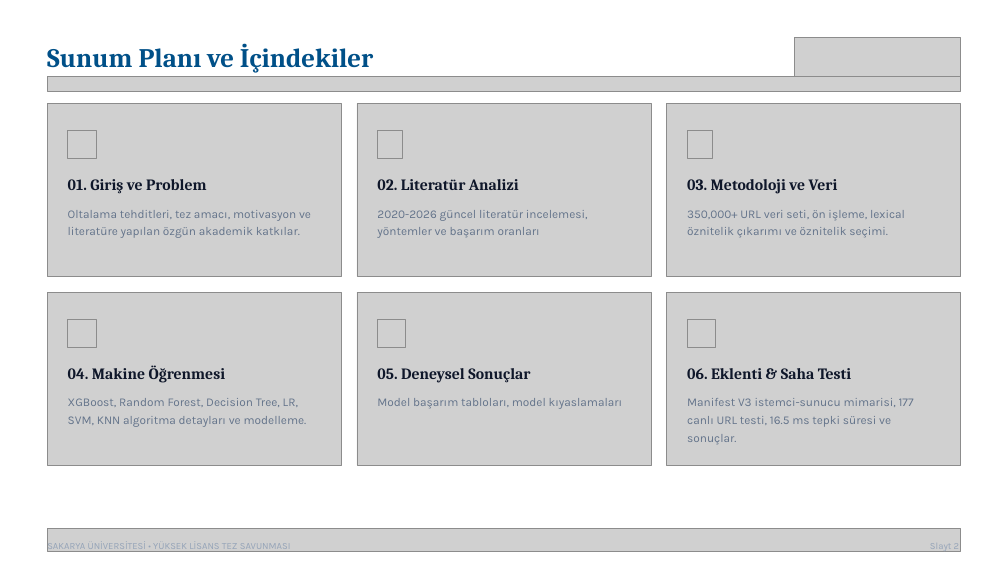
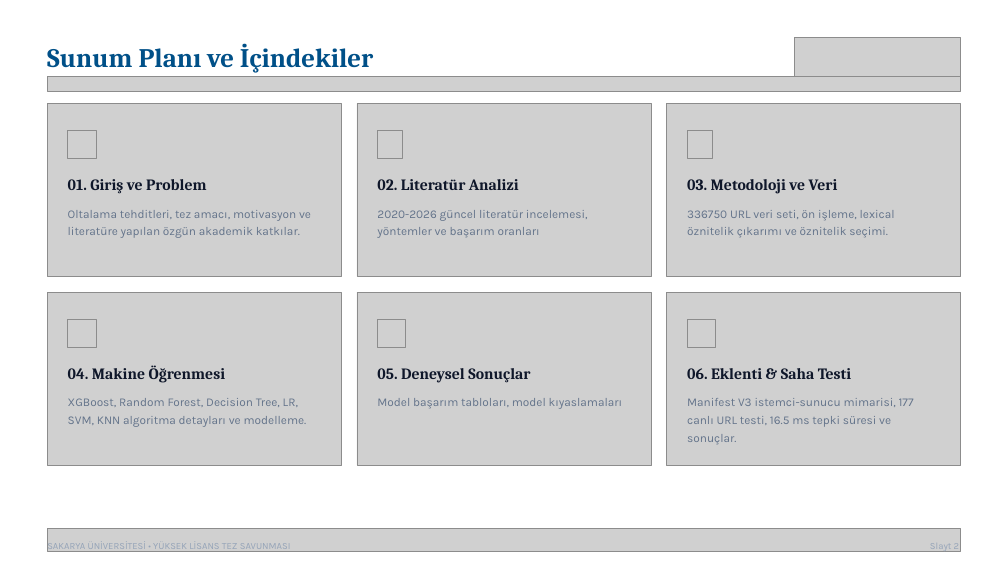
Before and after one commit to mmeliht/URL-Phishing-Detection, a slide deck: slide 2 of thesis/presentation.pptx. Drawn at 1008x567 pixels with LibreOffice and Linux fonts; fonts in the diff are those of the drawing; grey boxes stand for pictures. Boxes give left, top, right and bottom in pixels: in the first picture for what was removed or moved away, otherwise in the second. Text is boxed around its words. In the diff, an @@ line names an element or a change of style, - is before the commit and + after.

```diff
--- a/thesis/presentation.pptx
+++ b/thesis/presentation.pptx
@@ text at <box>687,210,895,238</box>: text changed @@
-350,000+ URL veri seti, ön işleme, lexical öznitelik çıkarımı ve öznitelik seçimi.
+336750 URL veri seti, ön işleme, lexical öznitelik çıkarımı ve öznitelik seçimi.
```
Also in this commit, not shown: 3 other slides changed.
